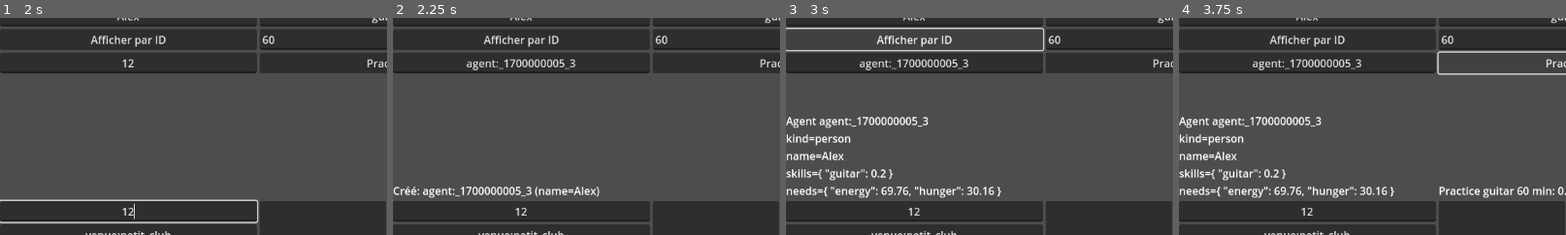
Above: before the commit, frames 1-4 (left to right).
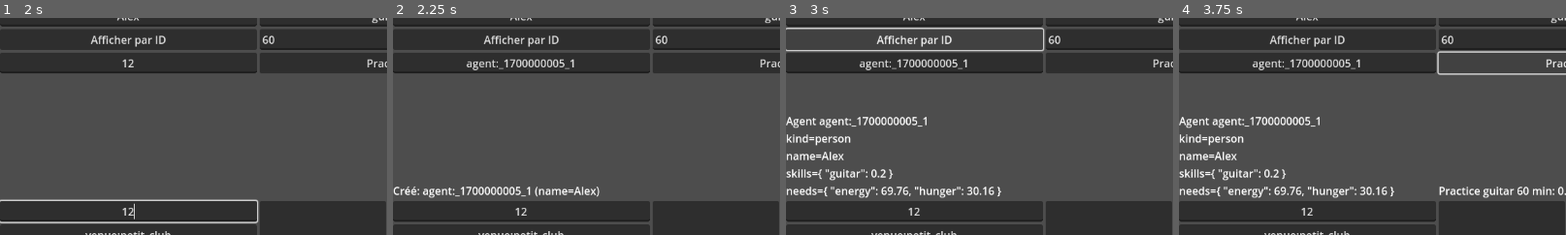
Above: after the commit, the same moments.

Repository: Naeta2/city-of-sound_GD4.5_team
Game: Godot game, scene res://scenes/Main.tscn
Two runs of this game, one before a commit and one after it. Both use one fixed random seed, a clock stepped at 60 frames per second and the inputs below.
Inputs (mouse positions are % of the whole screen's width and height, from its top left):
- Up to frame 1 (2 s): click (17, 8) at 0.52 s; type "Alex" at 0.6 s; click (17, 19) at 0.75 s; type "12" at 0.83 s; click (50, 2) at 0.98 s; type "12" at 1.07 s; click (83, 7) at 1.27 s; type "12" at 1.35 s; click (17, 53) at 1.5 s; type "12" at 1.58 s
- Up to frame 2 (2.25 s): click "Créer agent 'Alice'" at 2 s
- Up to frame 3 (3 s): click "Afficher par ID" at 2.75 s
- Up to frame 4 (3.75 s): click "Practice" at 3.5 s
The pictures show only the part of the screen within x 0-50%, y 8-58%; the shares and areas given below are measured in that part.

Frame 1 is identical in both runs. In frame 2, less than 0.1% of the frame differs, in the area x 34-48%, y 18-82%; in frame 3, less than 0.1%, in the area x 35-48%, y 18-50%; in frame 4, less than 0.1%.
Error after the commit: Invalid call. Nonexistent function 'list_ids' in base 'Node (PlaceRepo.gd)'. (res://scripts/util/world_seed.gd:4)

Commit message:
worldseed1+docsupdate

Diff:
--- a/autoload/Scheduler.gd
+++ b/autoload/Scheduler.gd
@@ -205,7 +205,39 @@
 	schedule(end_ev)
 	return {"end_id": end_ev["id"]}
 
-
+func schedule_travel_by_place(owner_id: StringName, to_place_id: StringName, depart_at: int, mode: StringName = &"walk") -> Dictionary:
+	var from_id := PresenceService.get_location(owner_id)
+	var duration := 20
+	if from_id != StringName() and Engine.has_singleton("PlaceRepo"):
+		duration = PlaceRepo.estimate_travel_minutes(from_id, to_place_id, mode)
+	return schedule_travel(owner_id, to_place_id, depart_at, duration)
+
+func schedule_gig_by_place(owner_id: StringName, start: int, place_id: StringName, payout: int, from_acct: StringName= StringName(), to_acct: StringName=StringName()) -> StringName:
+	if from_acct == StringName():
+		var p := PlaceRepo.get_place(place_id)
+		var meta = p.get("meta", {})
+		if meta.has("accound_id"):
+			from_acct = StringName(meta["account_id"])
+	if to_acct == StringName():
+		var ag := AgentRepo.ag_get(owner_id)
+		if not ag.is_empty() and ag.has("account_id"):
+			to_acct = StringName(ag["account_id"])
+	var ev := {
+		"id": IdService.new_id("ev"),
+		"owner_id": owner_id,
+		"type": &"gig",
+		"start": int(start),
+		"requires_presence": true,
+		"status": &"scheduled",
+		"payload": {
+			"place_id": place_id,
+			"from_agent_account_id": from_acct,
+			"to_agent_account_id": to_acct,
+			"payout": int(payout)
+		}
+	}
+	schedule(ev)
+	return ev["id"]
 
 #-- helpersq
 
--- a/project.godot
+++ b/project.godot
@@ -27,3 +27,4 @@
 NeedsService="*res://autoload/NeedsService.gd"
 SaveService="*res://autoload/SaveService.gd"
 PlaceRepo="*res://autoload/PlaceRepo.gd"
+WorldSeed="*res://scripts/util/world_seed.gd"
--- a/scenes/main.gd
+++ b/scenes/main.gd
@@ -2,16 +2,10 @@
 
 var venue_id : StringName
 var home_id : StringName
+var studio_id: StringName
 
 func _ready() -> void:
-	venue_id = PlaceRepo.create_place(&"venue", "Le Petit Club", {
-		"capacity": 120,
-		"pos": Vector2(200, 40),
-		"account_id": EconomyService.create_account(1000, &"acct:venue_petit_club")
-	})
-	home_id = PlaceRepo.create_place(&"home", "Appartement du joueur", {
-		"pos" : Vector2(20,30)
-	})
+	WorldSeed.seed_if_empty(StringName())
 	$DebugUI/GridContainer/SchedulerPanel.venue_id = venue_id
 	$DebugUI/GridContainer/AgentPanel.home_id = home_id
 	$DebugUI/GridContainer/TravelPanel.venue_id = venue_id
--- /dev/null
+++ b/scripts/util/world_seed.gd
@@ -0,0 +1,23 @@
+extends Node
+
+func seed_if_empty(player_id: StringName) -> void:
+	if PlaceRepo.list_ids().size() > 0: return
+	var venue_id := PlaceRepo.create_place(&"venue", "Le Petit Club", {
+		"pos": Vector2(200, 40),
+		"account_id": EconomyService.create_account(1000, &"acct:venue_petit_club"),
+		#"owner_agent_id": ...
+	})
+	var home_id := PlaceRepo.create_place(&"home", "Appartement du Joueur", {
+		"pos": Vector2(20,30)
+	})
+	var studio_id := PlaceRepo.create_place(&"studio", "Studio A", {
+		"pos": Vector2(120,80)
+	})
+
+	var player := AgentRepo.ag_get(player_id)
+	if player.is_empty(): return
+	var acct = player.get("account_id", StringName())
+	if acct == StringName():
+		var new_acct := EconomyService.create_account(200, StringName())
+		AgentRepo.set_account(player_id, new_acct)
+	PresenceService.set_location(player_id, home_id)
Not shown, added: scripts/util/world_seed.gd.uid
Not shown, changed: docs/EVENTS.md
Not shown, changed: docs/SERVICES.md
